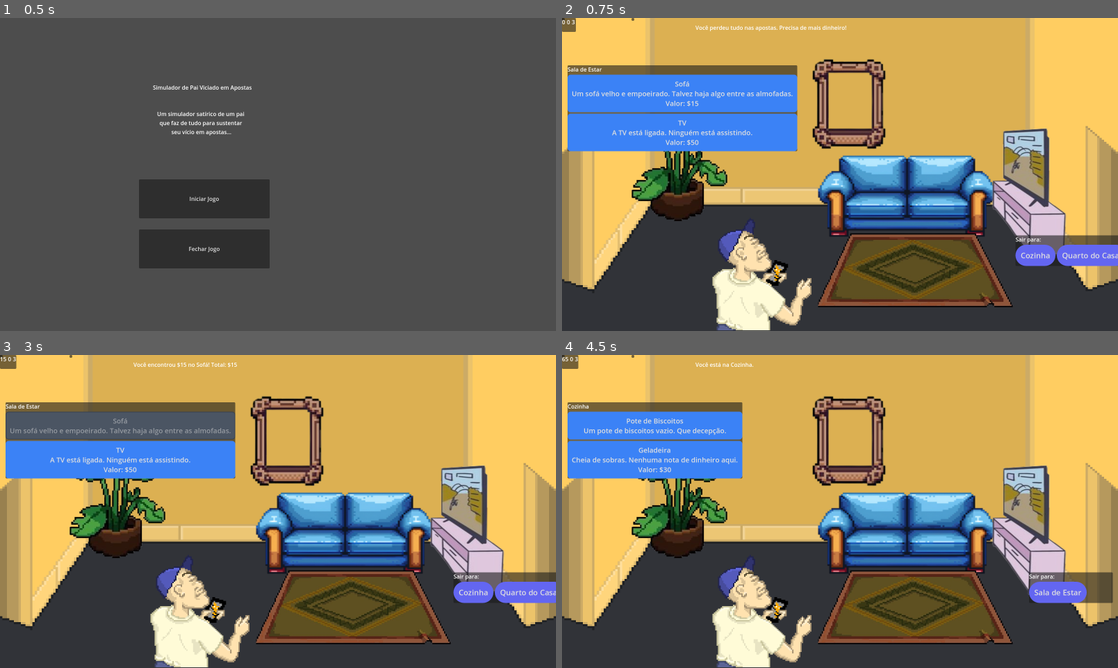
Above: before the commit, frames 1-4 (two rows, left to right).
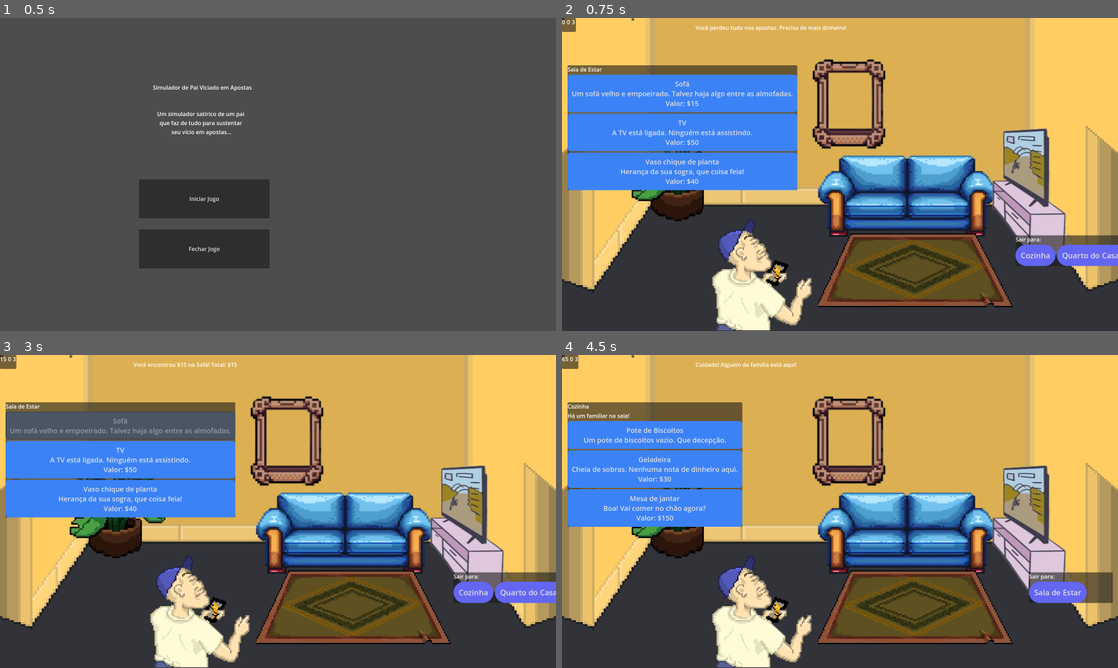
Above: after the commit, the same moments.

Repository: Tigers-Nook/PVA
Game: Godot game, scene res://Scenes/menu.tscn
The game is run twice, just before and just after one commit, with the same random seed, the same clock (stepped at 60 frames per second) and the same inputs.
Inputs (mouse positions are in pixels of both pictures, inside the frame that each line leads up to):
- Up to frame 1 (0.5 s): no input
- Up to frame 2 (0.75 s): click "Iniciar Jogo" at 0.5 s
- Up to frame 3 (3 s): click (0, 355) at 1.27 s; click (72, 355) at 2.02 s; click "Sofá Um sofá velho e empoeira…" at 2.75 s
- Up to frame 4 (4.5 s): click "TV A TV está ligada. Ninguém …" at 3.5 s; click "Cozinha" at 4.25 s

Frame 1 is identical in both runs. In frame 2, 5.2% of the frame differs, in the area x 1-43%, y 42-56%; in frame 3, 5.2%; in frame 4, 7.4%, in the area x 1-43%, y 2-55%.

Commit message:
Update GameManager.gd

Diff:
--- a/Scripts/GameManager.gd
+++ b/Scripts/GameManager.gd
@@ -21,6 +21,7 @@
 		"items": {
 			"sofa": {"name": "Sofá", "value": 15, "found": false, "description": "Um sofá velho e empoeirado. Talvez haja algo entre as almofadas."},
 			"tv": {"name": "TV", "value": 50, "found": false, "description": "A TV está ligada. Ninguém está assistindo."},
+			"fancy potted plant":{"name":"Vaso chique de planta","value": 40,"found": false,"description":"Herança da sua sogra, que coisa feia!" }
 		},
 		"exits": ["kitchen", "bedroom"],
 	},
@@ -29,6 +30,7 @@
 		"items": {
 			"cookieJar": {"name": "Pote de Biscoitos", "value": 0, "found": false, "description": "Um pote de biscoitos vazio. Que decepção."},
 			"fridge": {"name": "Geladeira", "value": 30, "found": false, "description": "Cheia de sobras. Nenhuma nota de dinheiro aqui."},
+			"dining table":{"name":"Mesa de jantar","value":150,"found":false,"description":"Boa! Vai comer no chão agora?"}
 		},
 		"exits": ["livingRoom"],
 	},
@@ -45,7 +47,8 @@
 		"name": "Quarto das Crianças",
 		"items": {
 			"piggyBank": {"name": "Cofre do Porquinho", "value": 20, "found": false, "description": "O cofre do porquinho das crianças. Que dilema moral..."},
-			"toyBox": {"name": "Caixa de Brinquedos", "value": 10, "found": false, "description": "Brinquedos espalhados por todo lado."},
+			"Rare pokemon card": {"name": "Cartinha de pokemon rara ", "value": 10, "found": false, "description": "Seu filho demorou tanto para encontrar "},
+			"patched soccer ball":{"name":"bola de futebol remendada","value": 0,"found": false, "description": "Tá perdoando nada mesmo viu " }
 		},
 		"exits": ["bedroom"],
 	},
@@ -56,8 +59,18 @@
 		},
 		"exits": ["bedroom"],
 	},
+
+	"Garage":{
+		"name":"Garagem",
+		"items":{
+			"bicycle":{"name":"Bicicleta", "value":100, "found":false,"description":"Teve sorte! Um cara qualquer aceitou uma compra rápida"},
+			"tool box":{"name":"Caixa de ferramentas","value":0,"found":false, "description":"Apenas ferramentas para consertos "},
+		},
+
+		"exits":["livingroom"],
+	}
 }
-#Garagem
+
 
 
 
